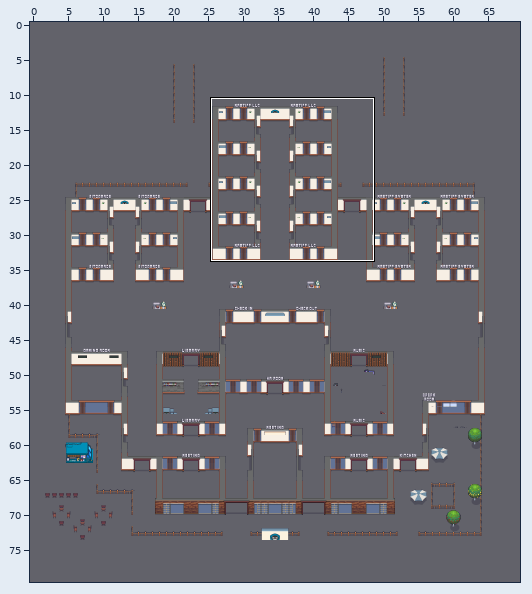
Tiled map (JSON): main-office.tmj. Above: a wide view before the commit, with the close-up outlined.
Close-up. Earlier state:
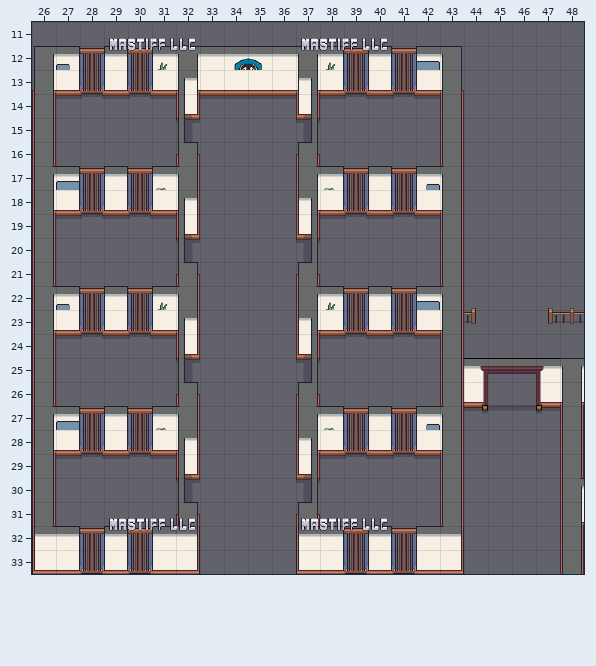
Cells are 32x32 px. Shown: x 26..48, y 11..33. The commit also changed other parts of the map, which this record leaves out. Not drawn, because the pictures are missing: unchanged layers "above/fg-tree1", "above/fg-tree2", "collisions", "floor/carpet", "floor/floor0", "floor/floor1", "floor/floor2", "floor/grass", "furniture/furniture1", "furniture/furniture2", "furniture/furniture3", "furniture/tree1", "furniture/tree2".
After the commit:
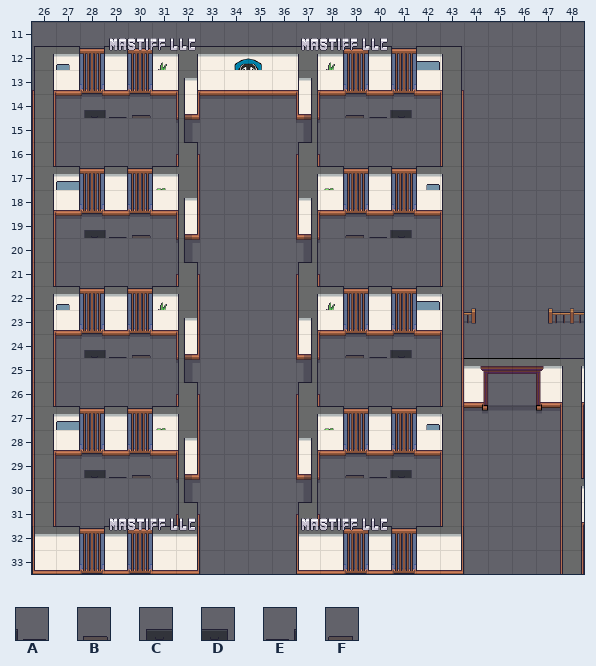
Key: from "WJ_Decor": A 802, B 803, C 924, D 924 flipped left-right, E 925 flipped left-right, F 926 flipped left-right.
_ is an empty cell.
Change:
Layer "above/fg-furniture1":
There is now tile A in row 14 at x 29; in row 19 at x 29; in row 24 at x 29; in row 29 at x 29.
There is now tile B in row 14 at x 30; in row 19 at x 30; in row 24 at x 30; in row 29 at x 30.
There is now tile C in row 14 at x 28; in row 19 at x 28; in row 24 at x 28; in row 29 at x 28.
There is now tile D in row 14 at x 41; in row 19 at x 41; in row 24 at x 41; in row 29 at x 41.
There is now tile E in row 14 at x 40; in row 19 at x 40; in row 24 at x 40; in row 29 at x 40.
There is now tile F in row 14 at x 39; in row 19 at x 39; in row 24 at x 39; in row 29 at x 39.
Pixel boxes of the changes (left, top, right, bottom) in both close-ups:
added: (84, 110, 151, 118)
added: (345, 110, 412, 118)
added: (84, 230, 151, 238)
added: (345, 230, 412, 238)
added: (84, 350, 151, 358)
added: (345, 350, 412, 358)
added: (84, 470, 151, 478)
added: (345, 470, 412, 478)
